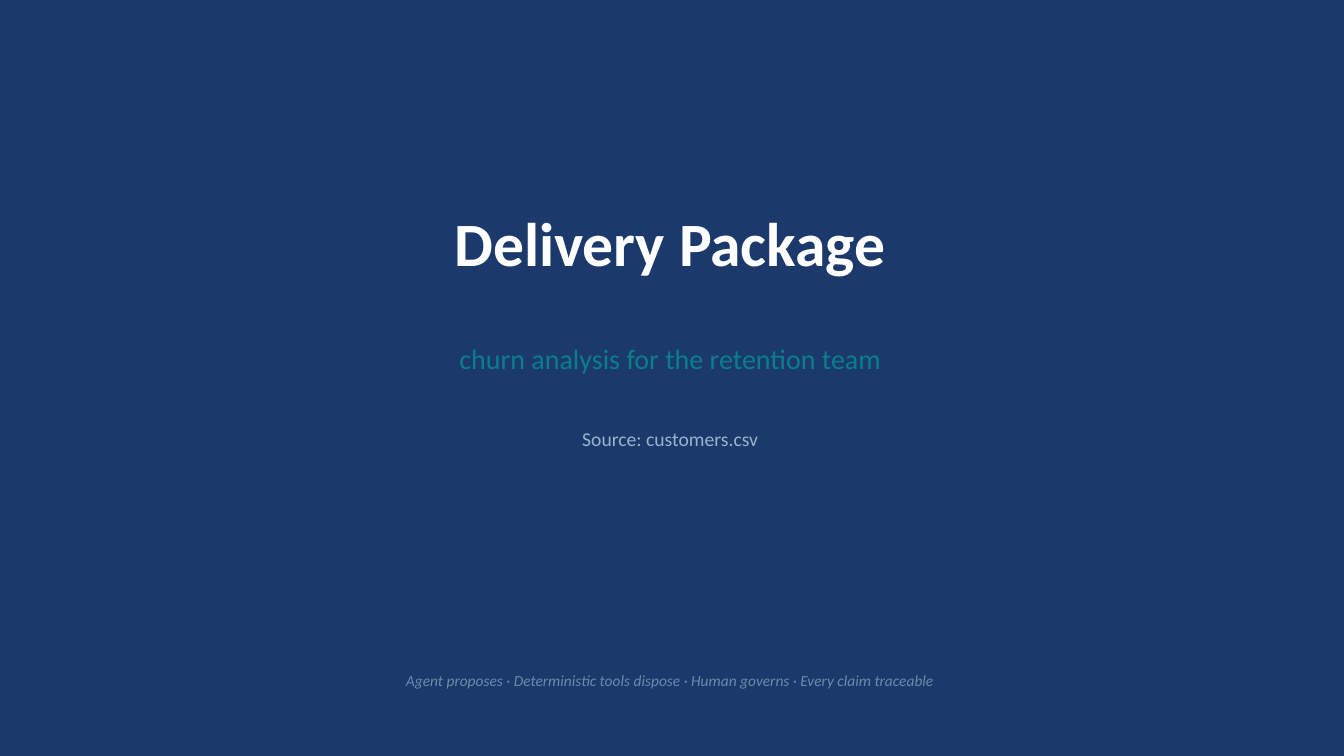
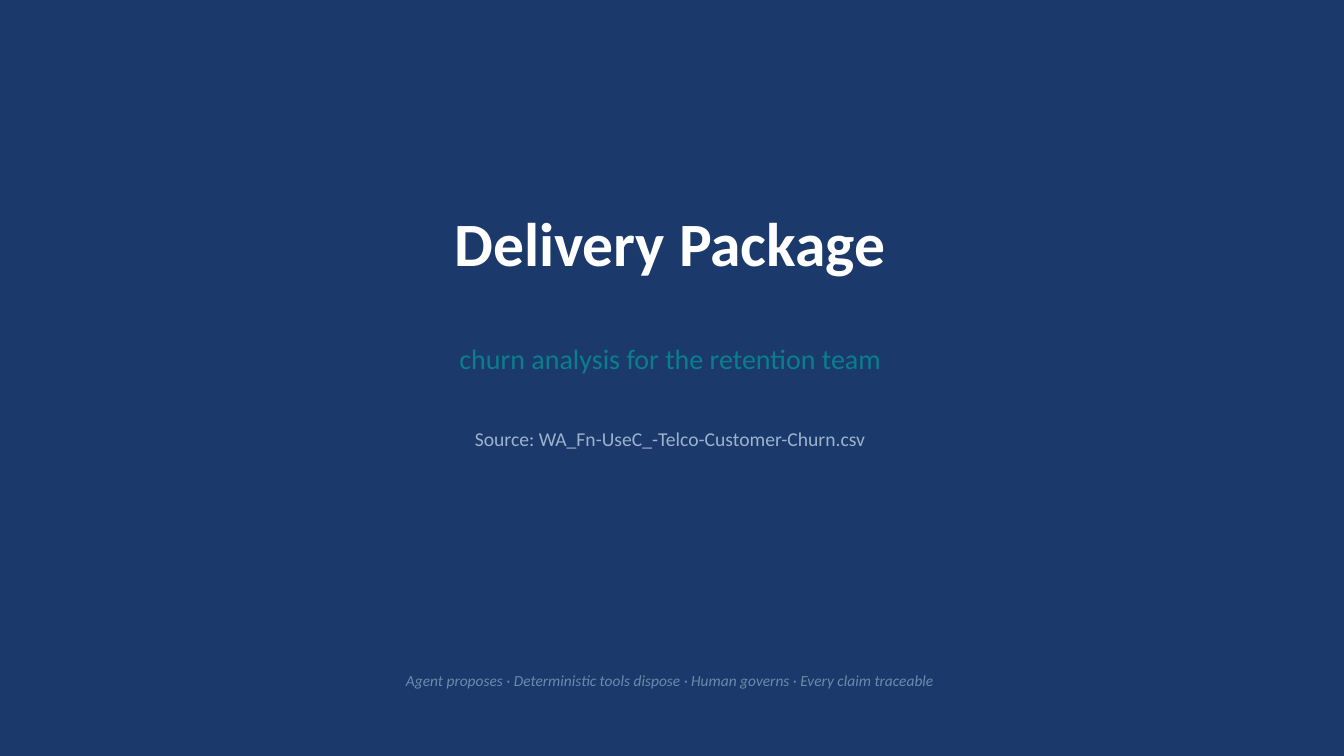
Before and after one commit to MohdSaifHussain/delivery-engine, a slide deck: slide 1 of examples/churn_analysis/output/final/delivery_package.pptx. Drawn at 1344x756 pixels with LibreOffice and Linux fonts; fonts in the diff are those of the drawing. Boxes give left, top, right and bottom in pixels: in the first picture for what was removed or moved away, otherwise in the second. Text is boxed around its words. In the diff, an @@ line names an element or a change of style, - is before the commit and + after.

```diff
--- a/examples/churn_analysis/output/final/delivery_package.pptx
+++ b/examples/churn_analysis/output/final/delivery_package.pptx
@@ text at (475,432,865,449): text changed @@
-Source: customers.csv
+Source: WA_Fn-UseC_-Telco-Customer-Churn.csv
```
Also in this commit, not shown: 4 other slides changed, 25 other files.
